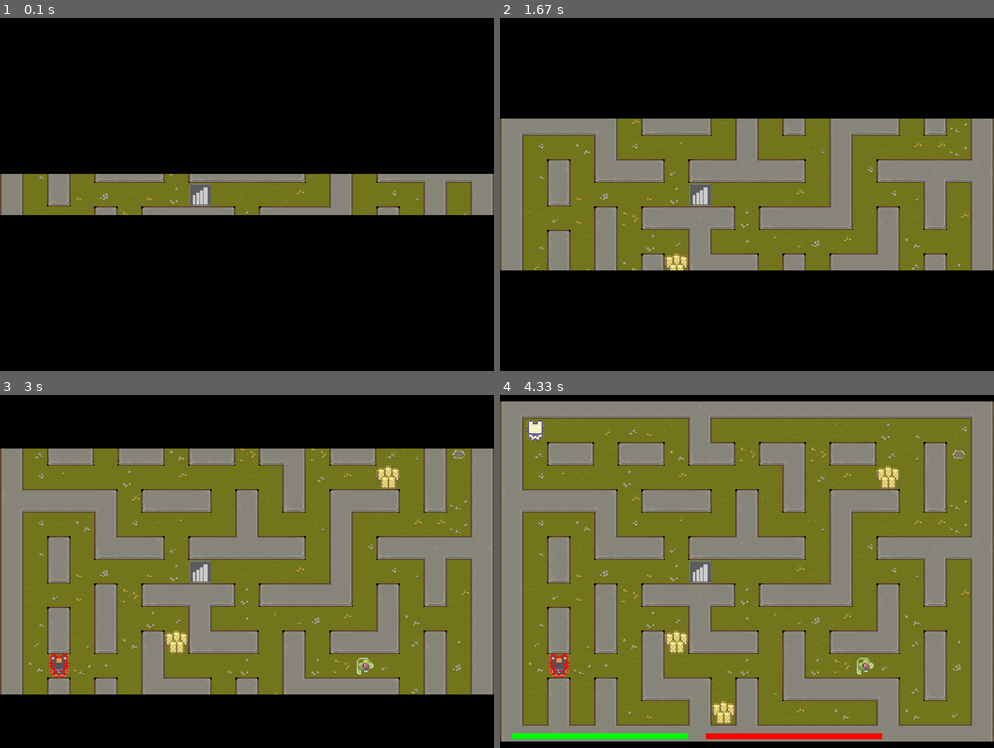
Above: before the commit, frames 1-4 (two rows, left to right).
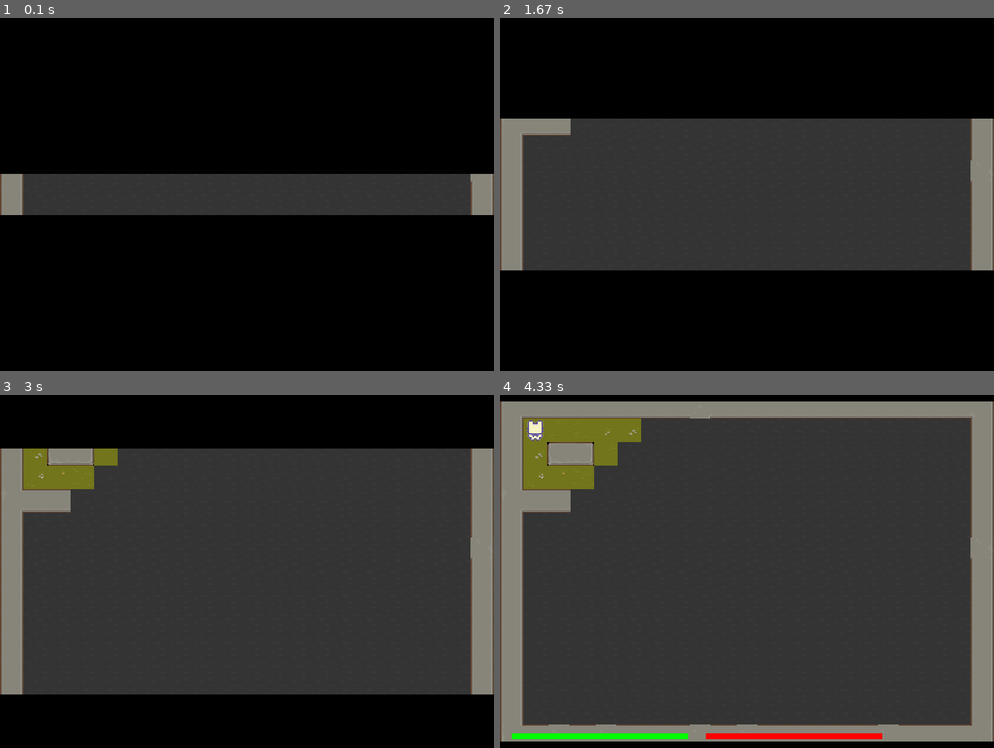
Above: after the commit, the same moments.

Repository: iiimagnum/PYgame_GROUP1
Game: pygame game, started from PygameProject/codes/Main.py
Same seed, same stepped clock (60 frames per second), same inputs: the game is played once before the commit and once after it.
Inputs:
- Up to frame 1 (0.1 s): no input
- Up to frame 2 (1.67 s): no input
- Up to frame 3 (3 s): no input
- Up to frame 4 (4.33 s): no input

The runs differ from the first frame. In frame 1, 11% of the frame differs, in the area x 4-96%, y 44-56%; in frame 2, 38%; in frame 3, 61%; in frame 4, 74%, in the area x 4-96%, y 6-94%.

Commit message:
*小修一下交互点生成 *现在开始的时候就有迷雾了

Diff:
--- a/PygameProject/codes/Main.py
+++ b/PygameProject/codes/Main.py
@@ -20,11 +20,12 @@
 
 
 
-def switch_map_after(surface, maze, player, monster_list):
+def switch_map_after(surface, maze, player, monster_list,fog):
     for y in range(0, 300):
         maze.draw(surface)
         player.draw(surface)
         [m.draw(surface) for m in monster_list]
+        fog.draw(surface,player.rect.center)
         pygame.draw.rect(surface, [0, 0, 0], [0, 0, 840, 300 - y], 0)
         pygame.draw.rect(surface, [0, 0, 0], [0, 300 + y, 840, 300 - y], 0)
         pygame.display.flip()
@@ -63,6 +64,7 @@
         maze_info = maze.CurrentMazeInfo
         wall_group = pygame.sprite.Group()
         Soils = pygame.sprite.Group()
+
         for i in range(MAZE_Y * 2 + 1):
             for j in range(MAZE_X * 2 + 1):
                 if maze.CurrentMazeInfo[i, j].cellType == 0:
@@ -83,8 +85,13 @@
 
         '''Player'''
         player = Player(60, 60, health)
-        switch_map_after(MainSurface, maze, player, monster_list)
-        warFog=WarFogMaze(maze)
+
+        '''WarFog'''
+        warFog = WarFogMaze(maze)
+        warFog.update(player.rect.center)
+
+        switch_map_after(MainSurface, maze, player, monster_list,warFog)
+
         while running:
             clock.tick(60)
             InputManager.update()
--- a/PygameProject/codes/Maze.py
+++ b/PygameProject/codes/Maze.py
@@ -319,7 +319,7 @@
             while True:
                 x=random.randint(1,MAZE_X*2)
                 y=random.randint(1,MAZE_Y*2)
-                if self.CurrentMazeInfo[y,x].cellType==1:
+                if self.CurrentMazeInfo[y,x].cellType==1and pow(y-1,2)+pow(x-1,2)>10:
                     self.CurrentMazeInfo[y,x].cellType=2
                     ip=Treasure((y,x))
                     self.InteractPointList.append(ip)
@@ -330,7 +330,7 @@
             while True:
                 x=random.randint(1,MAZE_X*2)
                 y=random.randint(1,MAZE_Y*2)
-                if self.CurrentMazeInfo[y,x].cellType==1:
+                if self.CurrentMazeInfo[y,x].cellType==1and pow(y-1,2)+pow(x-1,2)>10:
                     self.CurrentMazeInfo[y,x].cellType=2
                     ip=Soil_ip((y,x))
                     self.InteractPointList.append(ip)
@@ -341,7 +341,7 @@
             while True:
                 x=random.randint(1,MAZE_X*2)
                 y=random.randint(1,MAZE_Y*2)
-                if self.CurrentMazeInfo[y,x].cellType==1:
+                if self.CurrentMazeInfo[y,x].cellType==1 and pow(y-1,2)+pow(x-1,2)>10:
                     self.CurrentMazeInfo[y,x].cellType=2
                     ip=Fruit_ip((y,x))
                     self.InteractPointList.append(ip)
@@ -350,7 +350,7 @@
         while True:
             x = random.randint(1, MAZE_X * 2)
             y = random.randint(1, MAZE_Y * 2)
-            if self.CurrentMazeInfo[y, x].cellType == 1:
+            if self.CurrentMazeInfo[y, x].cellType == 1 and pow(y-1,2)+pow(x-1,2)>20:
                 self.CurrentMazeInfo[y, x].cellType = 2
                 ex=ExitPoint((y,x))
                 self.InteractPointList.append(ex)
